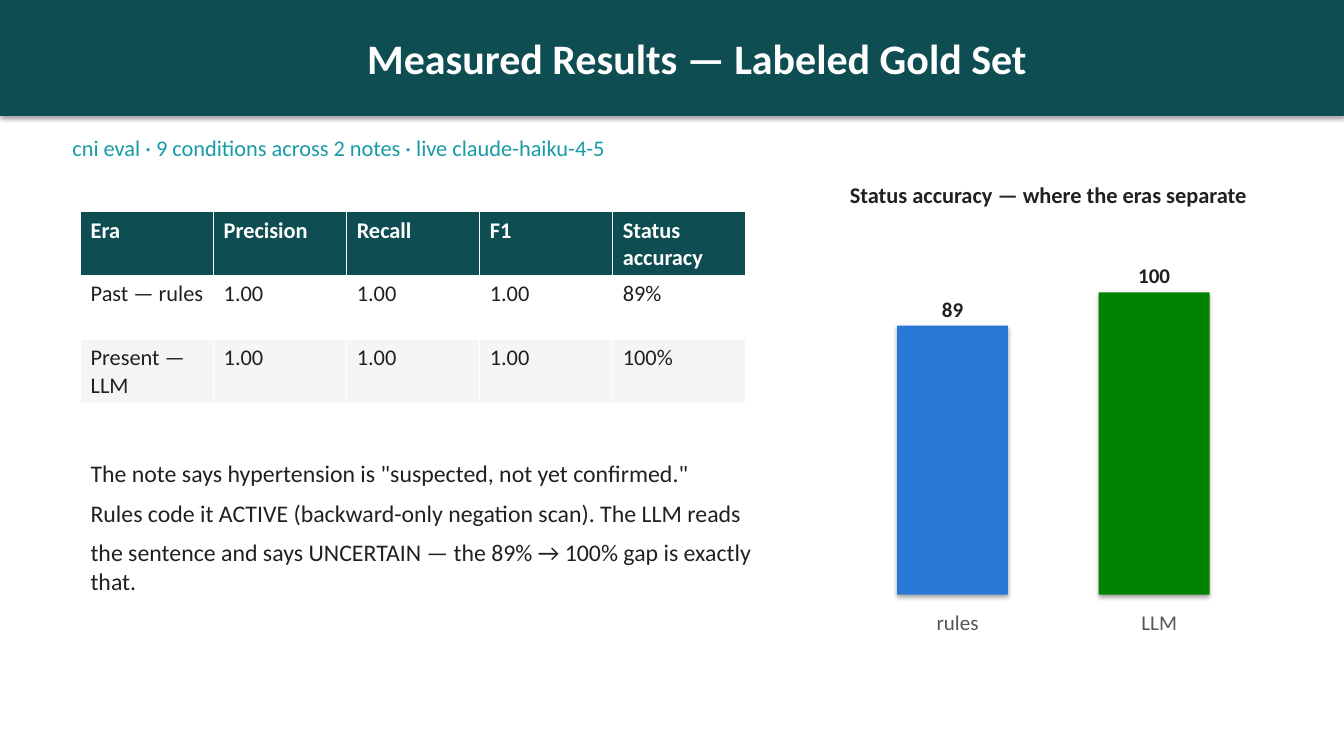
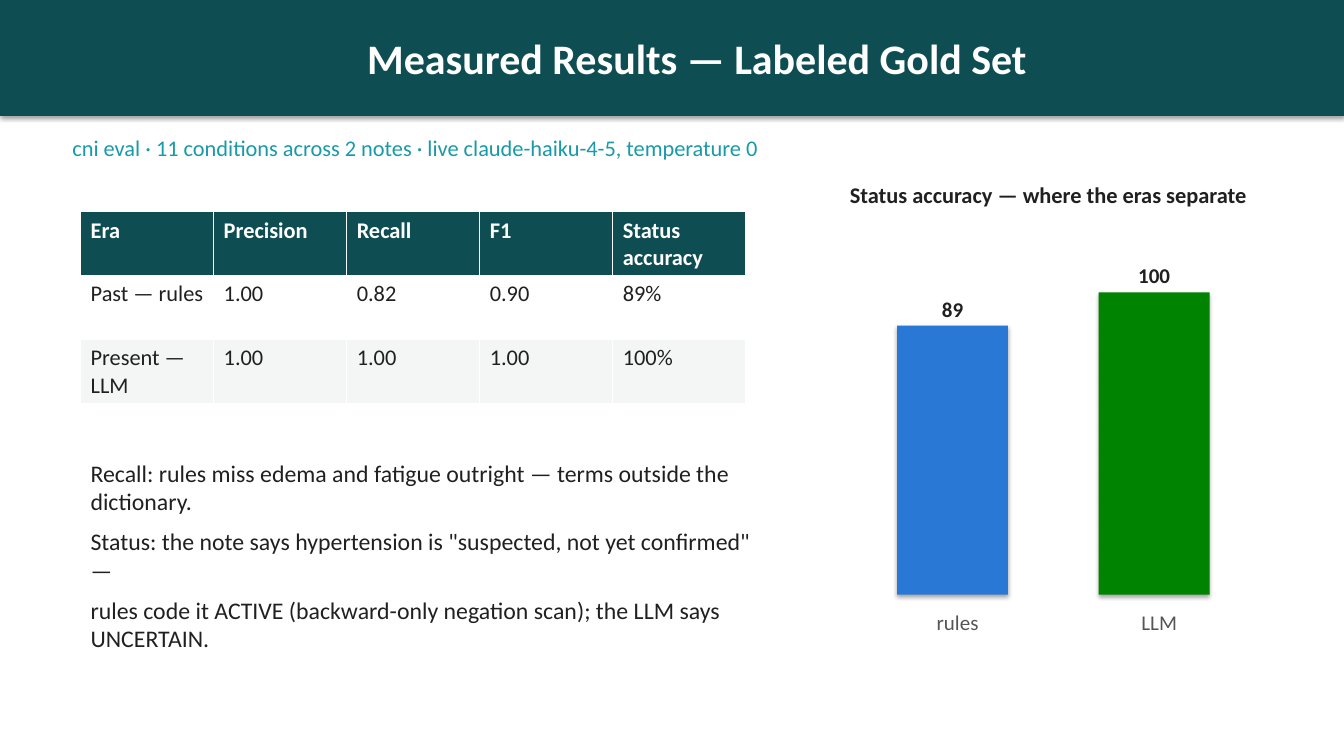
Before and after one commit to akhilg-9/cotiviti-cni-assessment, a slide deck: slide 5 of deliverables/slides.pptx. Drawn at 1344x756 pixels with LibreOffice and Linux fonts; fonts in the diff are those of the drawing. Boxes give left, top, right and bottom in pixels: in the first picture for what was removed or moved away, otherwise in the second. Text is boxed around its words. In the diff, an @@ line names an element or a change of style, - is before the commit and + after.

```diff
--- a/deliverables/slides.pptx
+++ b/deliverables/slides.pptx
@@ text at (x1=72, y1=140, x2=757, y2=160): text changed @@
-cni eval · 9 conditions across 2 notes · live claude-haiku-4-5
+cni eval · 11 conditions across 2 notes · live claude-haiku-4-5, temperature 0
@@ table at (x1=81, y1=212, x2=746, y2=403) @@
-row 2, column 3: 1.00
+row 2, column 3: 0.82
-row 2, column 4: 1.00
+row 2, column 4: 0.90
@@ text at (x1=91, y1=465, x2=750, y2=647): text changed @@
-The note says hypertension is "suspected, not yet confirmed."
-Rules code it ACTIVE (backward-only negation scan). The LLM reads
-the sentence and says UNCERTAIN — the 89% → 100% gap is exactly that.
+Recall: rules miss edema and fatigue outright — terms outside the dictionary.
+Status: the note says hypertension is "suspected, not yet confirmed" —
+rules code it ACTIVE (backward-only negation scan); the LLM says UNCERTAIN.
```
Also in this commit, not shown: 8 other files.
